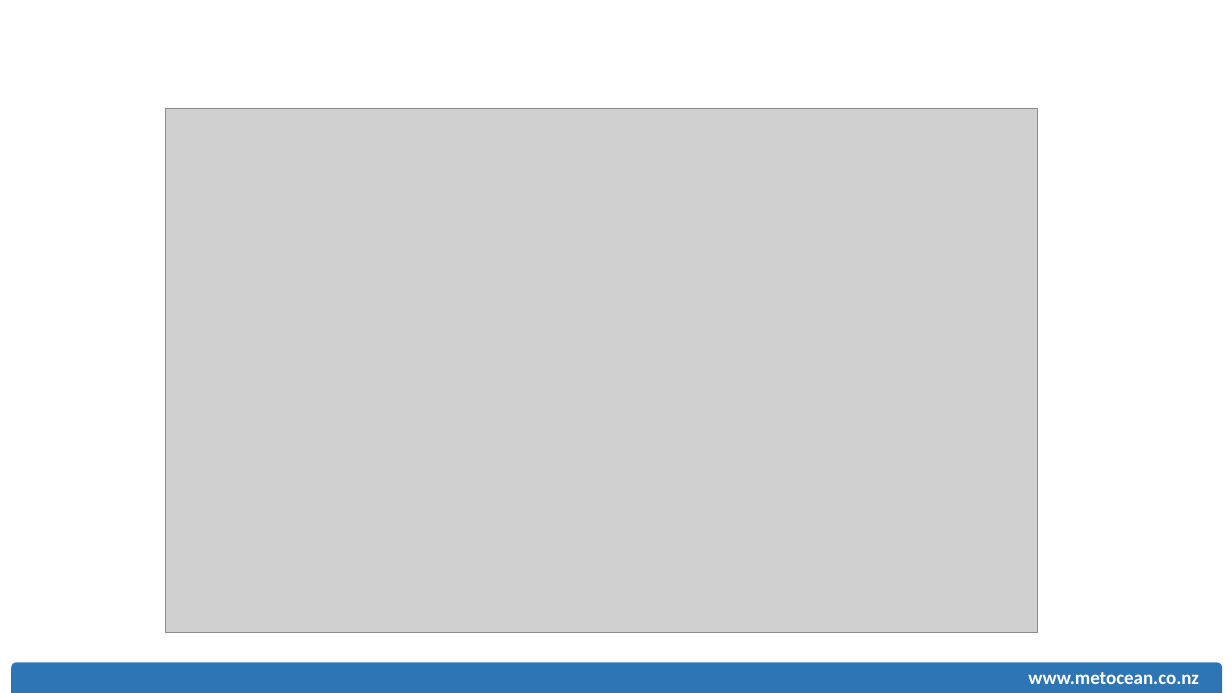
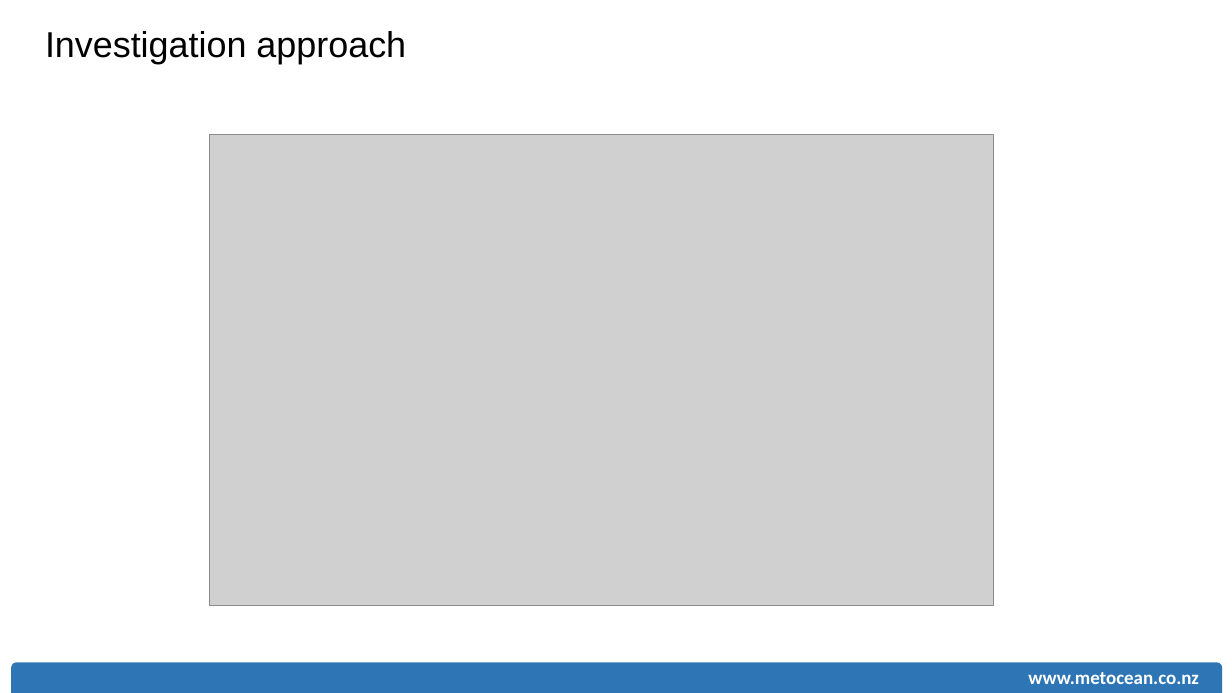
Before and after one commit to rsoutelino/CeP2015, a slide deck: slide 8 of soutelino_MSL_CeP2015.pptx. Drawn at 1232x693 pixels with LibreOffice and Linux fonts; fonts in the diff are those of the drawing; grey boxes stand for pictures. Boxes give left, top, right and bottom in pixels: in the first picture for what was removed or moved away, otherwise in the second. Text is boxed around its words. In the diff, an @@ line names an element or a change of style, - is before the commit and + after.

```diff
--- a/soutelino_MSL_CeP2015.pptx
+++ b/soutelino_MSL_CeP2015.pptx
@@ text added at (45,31,406,64), 28 pt, text #000000 @@
+Investigation approach
@@ picture: place and size @@
-picture at (165,108,1038,632)
+picture at (209,135,994,606)
```
Also in this commit, not shown: 12 other slides changed, 1 slide removed.
